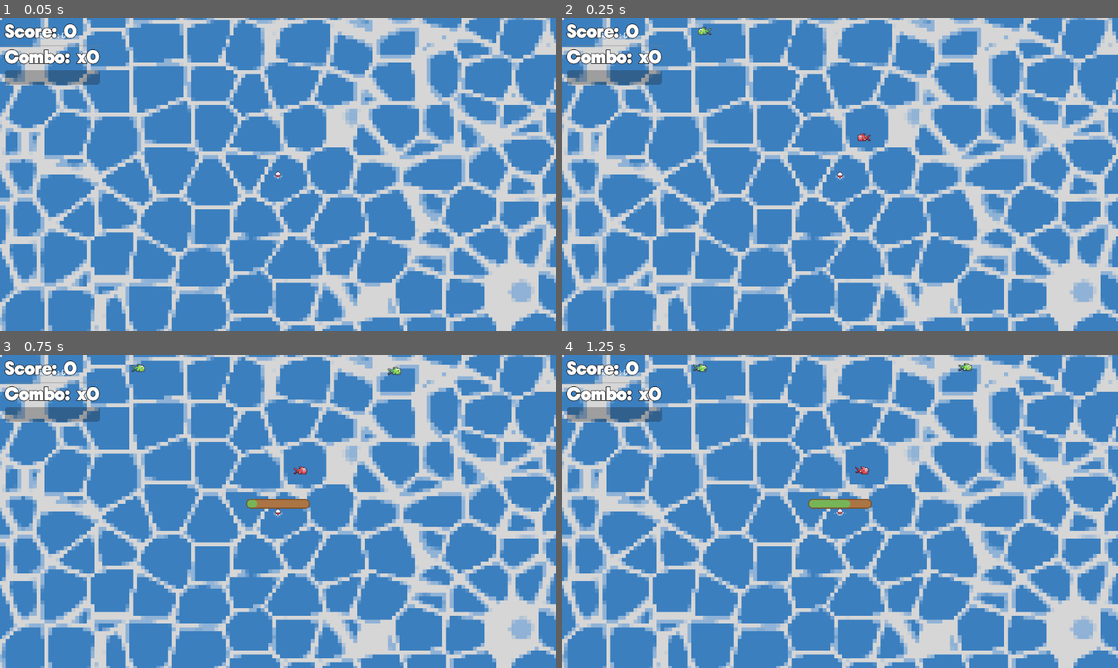
Above: before the commit, frames 1-4 (two rows, left to right).
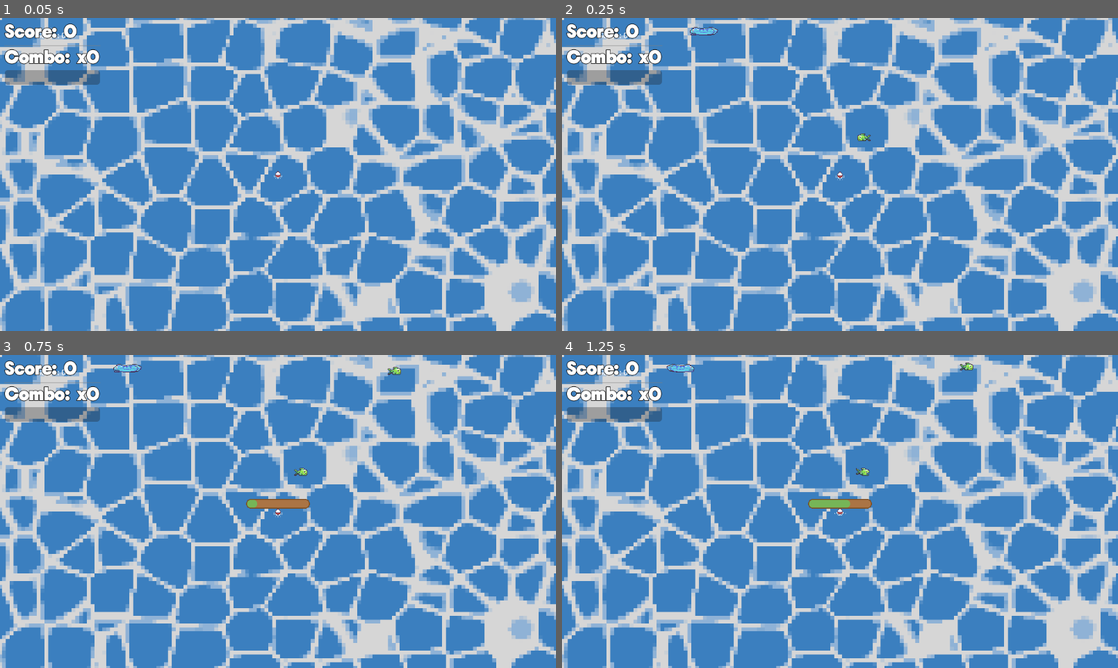
Above: after the commit, the same moments.

Repository: manspider-thatdev/fishing-game
Game: Godot game, scene res://scenes/main.tscn
Two runs of this game, one before a commit and one after it. Both use one fixed random seed, a clock stepped at 60 frames per second and the inputs below.
Inputs:
- Up to frame 1 (0.05 s): no input
- Up to frame 2 (0.25 s): no input
- Up to frame 3 (0.75 s): hold D (right) from 0.53 s (still down); hold Space (space) from 0.53 s (still down)
- Up to frame 4 (1.25 s): keep holding D (right); keep holding Space (space)

Frame 1 is identical in both runs. In frame 2, 0.2% of the frame differs, in the area x 23-56%, y 2-40%; in frame 3, 0.2%; in frame 4, 0.3%, in the area x 18-74%, y 2-39%.

Commit message:
Add More Fish and Fleeing Sprite-change
Also updated qte_event.gd so it uses all 4 of the possible inputs on fail.

Diff:
--- /dev/null
+++ b/assets/data/fish/eels/eel_clean_data.tres
@@ -0,0 +1,15 @@
+[gd_resource type="Resource" script_class="FishData" load_steps=3 format=3 uid="uid://cyq1oj61tdo3j"]
+
+[ext_resource type="Script" path="res://scripts/fish_data.gd" id="1_8u03r"]
+[ext_resource type="Texture2D" uid="uid://b4kuja0vcqpnc" path="res://assets/2d/fish/EelClean.png" id="2_wwvpa"]
+
+[resource]
+script = ExtResource("1_8u03r")
+lifespan = 80.0
+time_until_move = 8.0
+move_speed = 60.0
+flee_wait = null
+texture2D = ExtResource("2_wwvpa")
+anim_frames = 2
+qte_size = 8
+qte_time = 6.0
--- /dev/null
+++ b/assets/data/fish/eels/eel_green_data.tres
@@ -0,0 +1,15 @@
+[gd_resource type="Resource" script_class="FishData" load_steps=3 format=3 uid="uid://bg3xwx4ckf1tr"]
+
+[ext_resource type="Script" path="res://scripts/fish_data.gd" id="1_7uy8l"]
+[ext_resource type="Texture2D" uid="uid://b2tpmx4t5f8el" path="res://assets/2d/fish/EelGreen.png" id="2_5kiyv"]
+
+[resource]
+script = ExtResource("1_7uy8l")
+lifespan = 40.0
+time_until_move = 8.0
+move_speed = 60.0
+flee_wait = null
+texture2D = ExtResource("2_5kiyv")
+anim_frames = 2
+qte_size = 10
+qte_time = 6.0
--- /dev/null
+++ b/assets/data/fish/mediumfish/m_orange_fish_data.tres
@@ -0,0 +1,15 @@
+[gd_resource type="Resource" script_class="FishData" load_steps=3 format=3 uid="uid://dvx43sexvy108"]
+
+[ext_resource type="Script" path="res://scripts/fish_data.gd" id="1_dux4h"]
+[ext_resource type="Texture2D" uid="uid://q51drfwm00fr" path="res://assets/2d/fish/FishGreen Sprite.png" id="2_gs67o"]
+
+[resource]
+script = ExtResource("1_dux4h")
+lifespan = 50.0
+time_until_move = 2.0
+move_speed = 45.0
+flee_wait = null
+texture2D = ExtResource("2_gs67o")
+anim_frames = 2
+qte_size = 6
+qte_time = 5.0
--- /dev/null
+++ b/assets/data/fish/mediumfish/m_purple_fish_data.tres
@@ -0,0 +1,15 @@
+[gd_resource type="Resource" script_class="FishData" load_steps=3 format=3 uid="uid://vi5umvwhqtbg"]
+
+[ext_resource type="Script" path="res://scripts/fish_data.gd" id="1_4y7pl"]
+[ext_resource type="Texture2D" uid="uid://c7cv5mgl8j2y4" path="res://assets/2d/fish/MediumFishPurple-Sheet.png" id="2_lb22x"]
+
+[resource]
+script = ExtResource("1_4y7pl")
+lifespan = 100.0
+time_until_move = 5.0
+move_speed = 35.0
+flee_wait = null
+texture2D = ExtResource("2_lb22x")
+anim_frames = 2
+qte_size = 10
+qte_time = 8.0
--- /dev/null
+++ b/assets/data/fish/sharks/grey_shark_data.tres
@@ -0,0 +1,15 @@
+[gd_resource type="Resource" script_class="FishData" load_steps=3 format=3 uid="uid://qri0o6d0jt3k"]
+
+[ext_resource type="Script" path="res://scripts/fish_data.gd" id="1_5c56s"]
+[ext_resource type="Texture2D" uid="uid://bjjxuok044b2p" path="res://assets/2d/fish/SharkGrey.png" id="2_sbo3e"]
+
+[resource]
+script = ExtResource("1_5c56s")
+lifespan = 120.0
+time_until_move = 4.0
+move_speed = 80.0
+flee_wait = null
+texture2D = ExtResource("2_sbo3e")
+anim_frames = 2
+qte_size = 12
+qte_time = 6.0
--- /dev/null
+++ b/assets/data/fish/sharks/yellow_shark_data.tres
@@ -0,0 +1,15 @@
+[gd_resource type="Resource" script_class="FishData" load_steps=3 format=3 uid="uid://c124cbjie8128"]
+
+[ext_resource type="Script" path="res://scripts/fish_data.gd" id="1_biqmn"]
+[ext_resource type="Texture2D" uid="uid://cwp01qjvhvevw" path="res://assets/2d/fish/SharkYellow.png" id="2_ioacv"]
+
+[resource]
+script = ExtResource("1_biqmn")
+lifespan = 120.0
+time_until_move = 4.0
+move_speed = 100.0
+flee_wait = null
+texture2D = ExtResource("2_ioacv")
+anim_frames = 2
+qte_size = 14
+qte_time = 7.0
--- a/assets/data/fish/blue_fish_data.tres
+++ b/assets/data/fish/smallfish/blue_fish_data.tres
@@ -5,10 +5,11 @@
 
 [resource]
 script = ExtResource("1_hlswo")
-lifespan = 60.0
-time_until_move = 3.0
-move_speed = 40.0
+lifespan = 65.0
+time_until_move = 2.0
+move_speed = 45.0
 flee_wait = null
 texture2D = ExtResource("2_2a0ng")
 anim_frames = 2
 qte_size = 4
+qte_time = 5.0
--- a/assets/data/fish/green_fish_data.tres
+++ b/assets/data/fish/smallfish/green_fish_data.tres
@@ -5,9 +5,9 @@
 
 [resource]
 script = ExtResource("1_6166a")
-lifespan = 60.0
-time_until_move = 3.0
-move_speed = 40.0
+lifespan = 50.0
+time_until_move = 2.0
+move_speed = 45.0
 flee_wait = null
 texture2D = ExtResource("2_hlljr")
 anim_frames = 2
--- a/assets/data/fish/purple_fish_data.tres
+++ b/assets/data/fish/smallfish/purple_fish_data.tres
@@ -12,3 +12,4 @@
 texture2D = ExtResource("2_phvaw")
 anim_frames = 2
 qte_size = 4
+qte_time = 6.0
--- a/assets/data/fish/red_fish_data.tres
+++ b/assets/data/fish/smallfish/red_fish_data.tres
@@ -6,9 +6,10 @@
 [resource]
 script = ExtResource("1_pi6tm")
 lifespan = 60.0
-time_until_move = 3.0
-move_speed = 40.0
+time_until_move = 2.5
+move_speed = 45.0
 flee_wait = null
 texture2D = ExtResource("2_op2hr")
 anim_frames = 2
-qte_size = 4
+qte_size = 5
+qte_time = 5.0
--- a/scenes/fish.tscn
+++ b/scenes/fish.tscn
@@ -37,8 +37,37 @@
 "values": [0, 1, 0, 1]
 }
 
+[sub_resource type="Animation" id="Animation_ubhr7"]
+resource_name = "FLEE"
+length = 4.0
+tracks/0/type = "value"
+tracks/0/imported = false
+tracks/0/enabled = true
+tracks/0/path = NodePath("Sprite2D:frame")
+tracks/0/interp = 1
+tracks/0/loop_wrap = true
+tracks/0/keys = {
+"times": PackedFloat32Array(0, 1, 2, 3),
+"transitions": PackedFloat32Array(1, 1, 1, 1),
+"update": 1,
+"values": [0, 1, 0, 1]
+}
+tracks/1/type = "value"
+tracks/1/imported = false
+tracks/1/enabled = true
+tracks/1/path = NodePath("Sprite2D:texture")
+tracks/1/interp = 1
+tracks/1/loop_wrap = true
+tracks/1/keys = {
+"times": PackedFloat32Array(0),
+"transitions": PackedFloat32Array(1),
+"update": 1,
+"values": [ExtResource("2_mw0ye")]
+}
+
 [sub_resource type="AnimationLibrary" id="AnimationLibrary_eitlv"]
 _data = {
+"FLEE": SubResource("Animation_ubhr7"),
 "RESET": SubResource("Animation_6x275"),
 "ROAM": SubResource("Animation_cam4x")
 }
--- a/scenes/main.tscn
+++ b/scenes/main.tscn
@@ -1,15 +1,19 @@
-[gd_scene load_steps=11 format=3 uid="uid://cxns4l7xchmcv"]
+[gd_scene load_steps=15 format=3 uid="uid://cxns4l7xchmcv"]
 
 [ext_resource type="Script" path="res://scripts/main_scene.gd" id="1_1uytb"]
 [ext_resource type="PackedScene" uid="uid://cjy642yatxidm" path="res://scenes/bobber.tscn" id="1_pr8x7"]
 [ext_resource type="Script" path="res://scripts/fish_parent.gd" id="2_wj0nw"]
 [ext_resource type="PackedScene" uid="uid://cwscpvynsuxme" path="res://scenes/ocean.tscn" id="3_3r3hx"]
 [ext_resource type="Script" path="res://scripts/fish_data.gd" id="3_trnot"]
-[ext_resource type="Resource" uid="uid://bmssy0lvpm8m4" path="res://assets/data/fish/red_fish_data.tres" id="4_xpbyi"]
-[ext_resource type="Resource" uid="uid://8ehmcud63353" path="res://assets/data/fish/blue_fish_data.tres" id="5_uvikw"]
-[ext_resource type="Resource" uid="uid://coxp52ggxwj3i" path="res://assets/data/fish/green_fish_data.tres" id="6_ybffd"]
-[ext_resource type="Resource" uid="uid://2ywgqrr8dymb" path="res://assets/data/fish/purple_fish_data.tres" id="7_42t70"]
-[ext_resource type="Resource" uid="uid://bglcqm51ufwp8" path="res://assets/data/fish/yellow_fish_data.tres" id="8_fer5s"]
+[ext_resource type="Resource" uid="uid://bmssy0lvpm8m4" path="res://assets/data/fish/smallfish/red_fish_data.tres" id="4_xpbyi"]
+[ext_resource type="Resource" uid="uid://8ehmcud63353" path="res://assets/data/fish/smallfish/blue_fish_data.tres" id="5_uvikw"]
+[ext_resource type="Resource" uid="uid://coxp52ggxwj3i" path="res://assets/data/fish/smallfish/green_fish_data.tres" id="6_ybffd"]
+[ext_resource type="Resource" uid="uid://2ywgqrr8dymb" path="res://assets/data/fish/smallfish/purple_fish_data.tres" id="7_42t70"]
+[ext_resource type="Resource" uid="uid://bglcqm51ufwp8" path="res://assets/data/fish/smallfish/yellow_fish_data.tres" id="8_fer5s"]
+[ext_resource type="Resource" uid="uid://dvx43sexvy108" path="res://assets/data/fish/mediumfish/m_orange_fish_data.tres" id="10_na8cn"]
+[ext_resource type="Resource" uid="uid://vi5umvwhqtbg" path="res://assets/data/fish/mediumfish/m_purple_fish_data.tres" id="11_hl74h"]
+[ext_resource type="Resource" uid="uid://cyq1oj61tdo3j" path="res://assets/data/fish/eels/eel_clean_data.tres" id="12_tvl3v"]
+[ext_resource type="Resource" uid="uid://bg3xwx4ckf1tr" path="res://assets/data/fish/eels/eel_green_data.tres" id="13_y78pq"]
 
 [node name="Main" type="Node2D"]
 script = ExtResource("1_1uytb")
@@ -23,7 +27,7 @@
 
 [node name="FishParent" type="Node2D" parent="."]
 script = ExtResource("2_wj0nw")
-FishDatas = Array[ExtResource("3_trnot")]([ExtResource("4_xpbyi"), ExtResource("5_uvikw"), ExtResource("6_ybffd"), ExtResource("7_42t70"), ExtResource("8_fer5s")])
+FishDatas = Array[ExtResource("3_trnot")]([ExtResource("4_xpbyi"), ExtResource("5_uvikw"), ExtResource("6_ybffd"), ExtResource("7_42t70"), ExtResource("8_fer5s"), ExtResource("10_na8cn"), ExtResource("11_hl74h"), ExtResource("12_tvl3v"), ExtResource("13_y78pq")])
 spawn_area = Rect2(-300, -1200, 600, 1200)
 FISH_CAP = 20
 
--- a/scripts/fish.gd
+++ b/scripts/fish.gd
@@ -4,8 +4,11 @@
 enum FishStates {ROAM, SEEK, HOOK, FLEE}
 var fish_state: FishStates = FishStates.ROAM:
 	set(value):
+		sprite.texture = fish_data.texture2D
 		if fish_state != FishStates.HOOK:
 			fish_state = value
+		if fish_state == FishStates.FLEE:
+			sprite.texture = preload("res://assets/2d/fish/FishShadow.png")
 var fish_data: FishData = FishData.new() # see: fish_data.gd, usually should change w/ set_values() below
 
 var rng := RandomNumberGenerator.new()
--- a/scripts/qte_event.gd
+++ b/scripts/qte_event.gd
@@ -39,7 +39,7 @@
 
 
 func player_fail() -> void:
-	chosen_dirs.push_back(rng.randi_range(1, 3))
+	chosen_dirs.push_back(rng.randi_range(0, 3))
 	input_label.text = make_display_text()
 
 
Renamed: assets/data/fish/yellow_fish_data.tres -> assets/data/fish/smallfish/yellow_fish_data.tres
Not shown: 1 places in scenes/fish.tscn that only renumber resources
